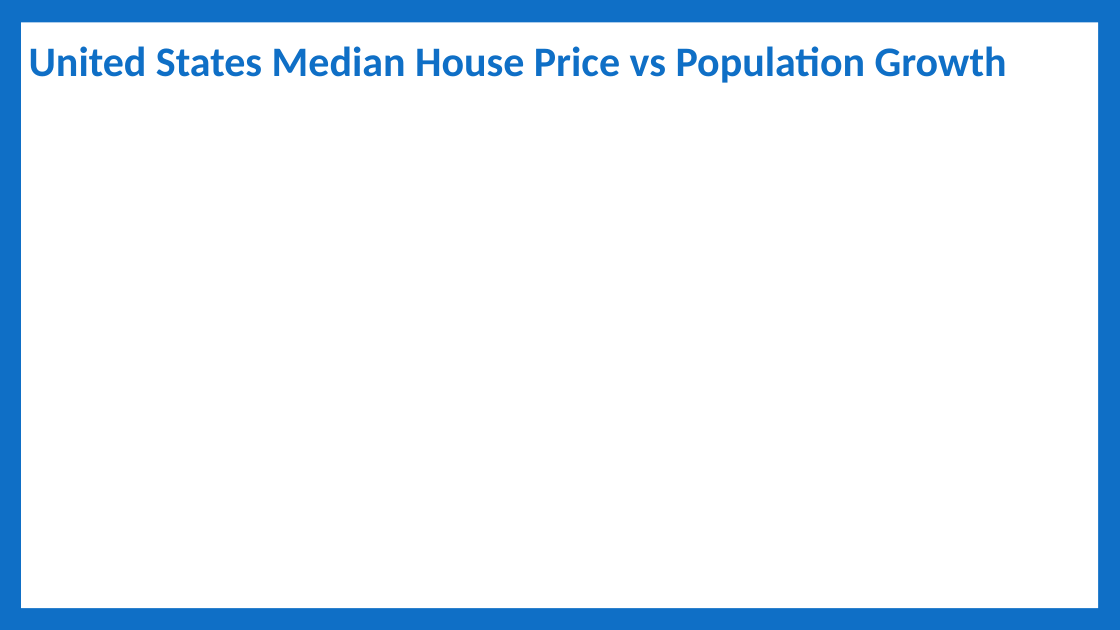
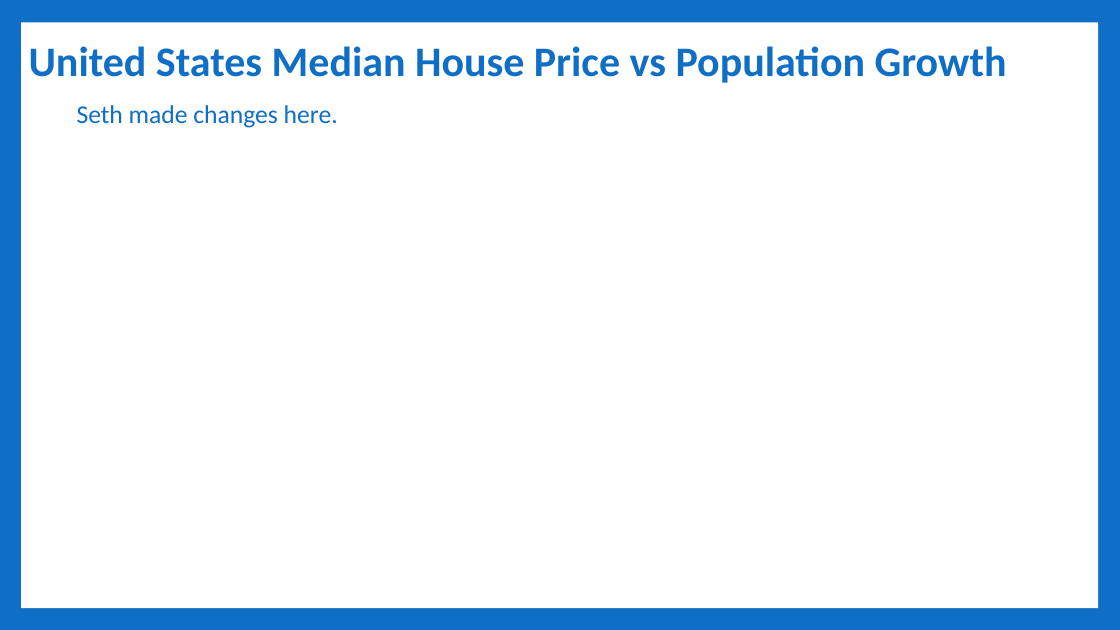
Before and after one commit to Sethdcarter/group8_data_project_1, a slide deck: slide 6 of Presentation/Project-1_Group-8_Presentation-US_Housing_Market.pptx (slide 7 before the commit). Drawn at 1120x630 pixels with LibreOffice and Linux fonts; fonts in the diff are those of the drawing. Boxes give left, top, right and bottom in pixels: in the first picture for what was removed or moved away, otherwise in the second. Text is boxed around its words. In the diff, an @@ line names an element or a change of style, - is before the commit and + after.

```diff
--- a/Presentation/Project-1_Group-8_Presentation-US_Housing_Market.pptx
+++ b/Presentation/Project-1_Group-8_Presentation-US_Housing_Market.pptx
@@ text added at (77,105,338,128), 22 pt, text #0F6FC6 @@
+Seth made changes here.
```
Also in this commit, not shown: 5 other slides changed, 1 slide removed.
